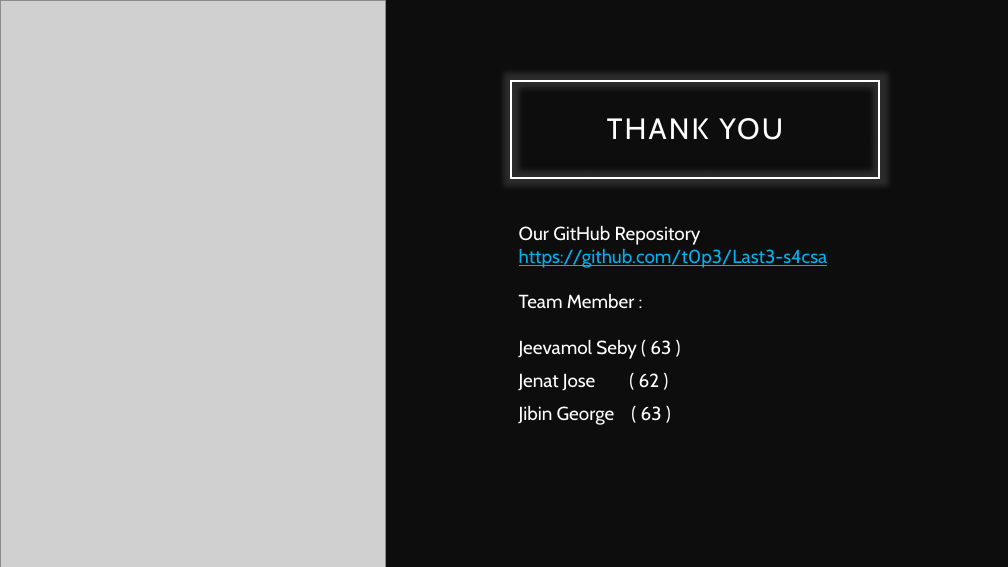
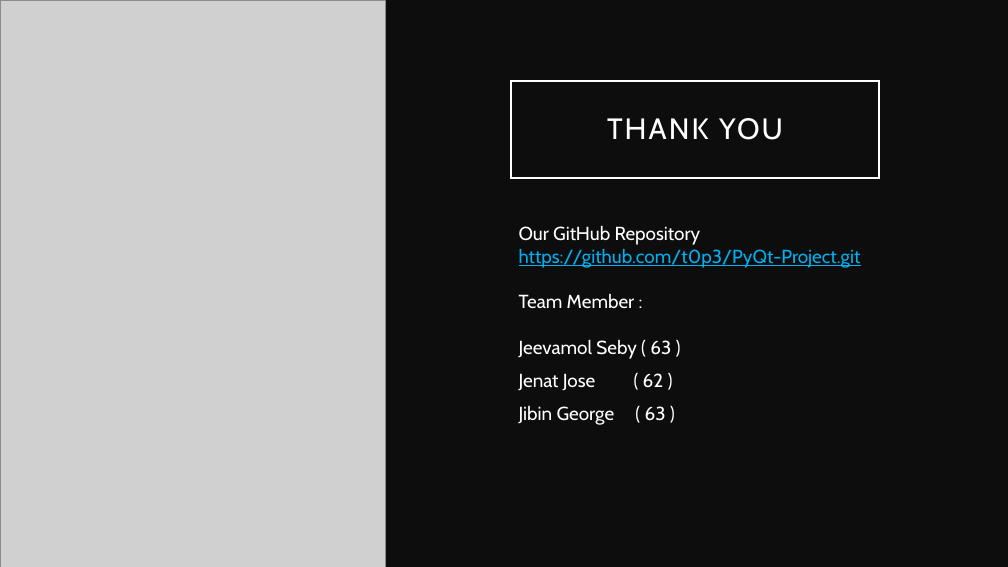
Before and after one commit to t0p3/PyQt-Project, a slide deck: slide 8 of FOSS LAB PROJECT.pptm. Drawn at 1008x567 pixels with LibreOffice and Linux fonts; fonts in the diff are those of the drawing; grey boxes stand for pictures. Boxes give left, top, right and bottom in pixels: in the first picture for what was removed or moved away, otherwise in the second. Text is boxed around its words. In the diff, an @@ line names an element or a change of style, - is before the commit and + after.

```diff
--- a/FOSS LAB PROJECT.pptm
+++ b/FOSS LAB PROJECT.pptm
@@ rectangle "THANK YOU" at box(511, 81, 879, 178): title to rectangle; outline #FFFFFF 2.5 pt to #FFFFFF 2.49 pt @@
@@ text at box(519, 226, 861, 359): text changed @@
-Our GitHub Repository
-https://github.com/t0p3/Last3-s4csa
-Team Member :
-Jeevamol Seby ( 63 )
+Our GitHub Repository
+https://github.com/t0p3/PyQt-Project.git
+Team Member :
+Jeevamol Seby ( 63 )
```
Also in this commit, not shown: 7 other slides changed.
